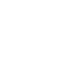
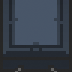
Revision of a layered (72, 72) image; what changed, layer by layer:
showed "ET" over [left=0, top=0, right=72, bottom=72]
